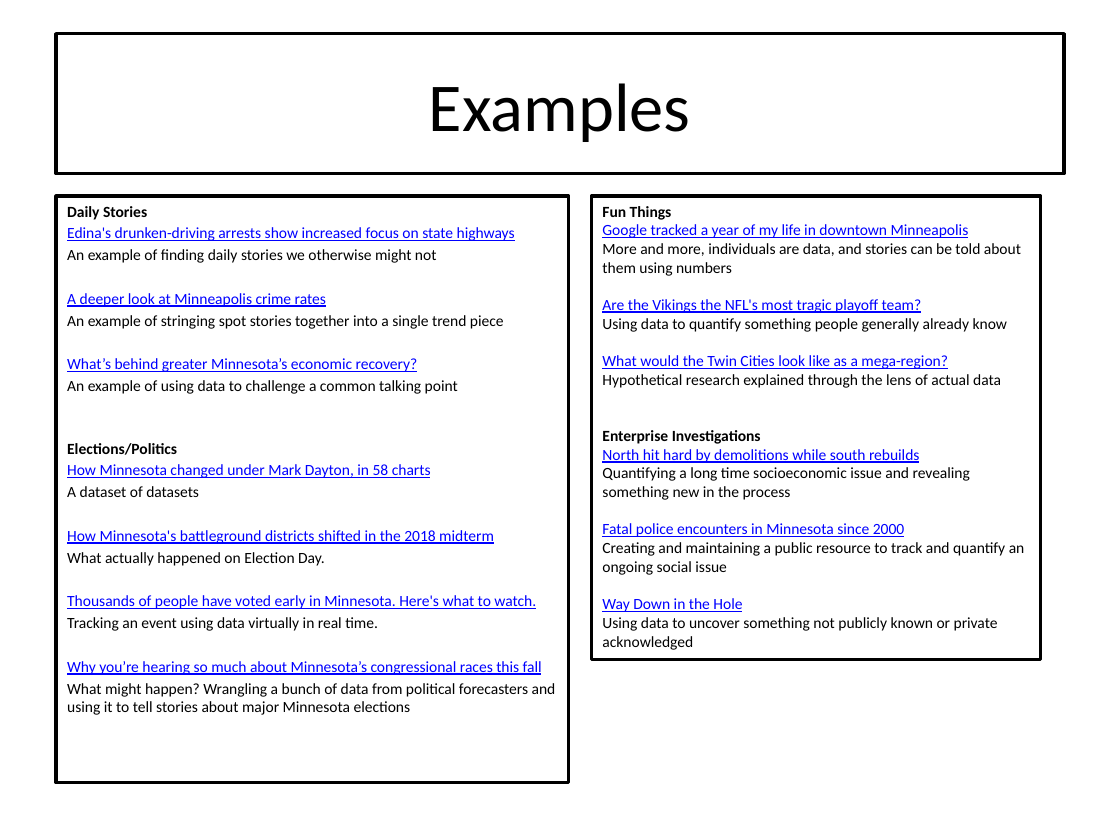
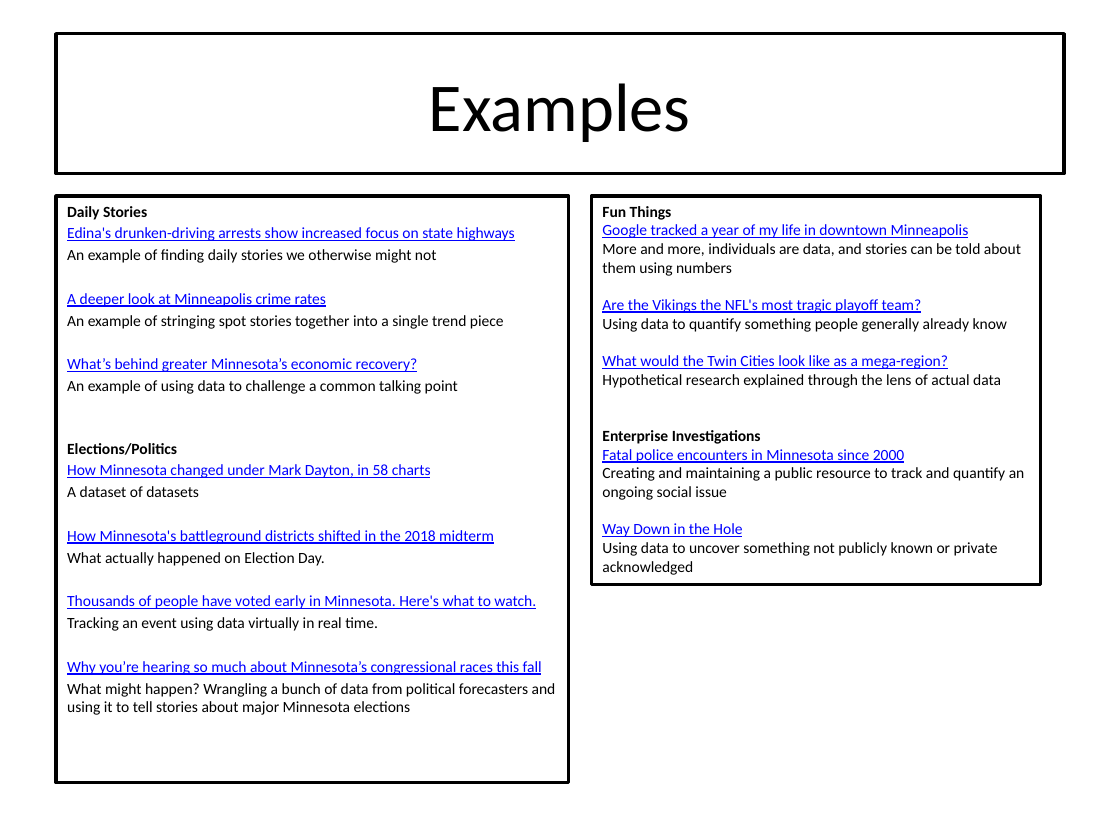
Before and after one commit to jeffhargarten/20181127-umn_class, a slide deck: slide 9 of data_presentation.pptx (slide 13 before the commit). Drawn at 1120x840 pixels with LibreOffice and Linux fonts; fonts in the diff are those of the drawing. Boxes give left, top, right and bottom in pixels: in the first picture for what was removed or moved away, otherwise in the second. Text is boxed around its words. In the diff, an @@ line names an element or a change of style, - is before the commit and + after.

```diff
--- a/data_presentation.pptx
+++ b/data_presentation.pptx
@@ rectangle "Fun Things": place and size @@
-rectangle "Fun Things" at (591,196,1040,660)
+rectangle "Fun Things" at (591,196,1040,585)
@@ text in rectangle at (602,449,970,500): paragraphs removed @@
-North hit hard by demolitions while south rebuilds
-Quantifying a long time socioeconomic issue and revealing something new in the process
```
Also in this commit, not shown: 4 other slides changed.
